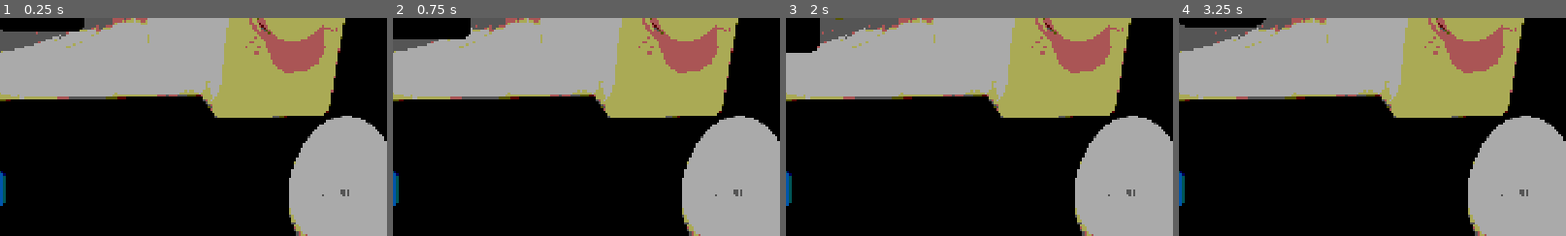
Above: before the commit, frames 1-4 (left to right).
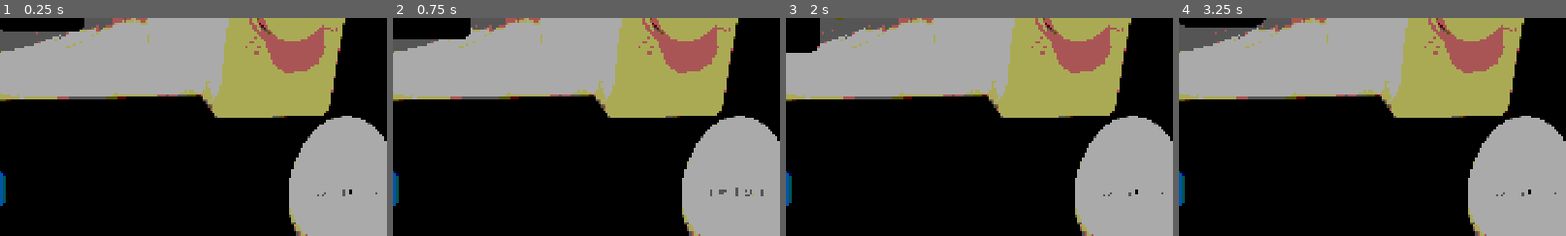
Above: after the commit, the same moments.

Repository: AnJ95/gmtk-2026
Game: Godot game, scene res://main/Main.tscn
Same seed, same stepped clock (60 frames per second), same inputs: the game is played once before the commit and once after it. The engine's default icon, where the game draws it, is replaced by a stand-in: a white triangle on a blue panel in a dark square.
Inputs (mouse positions are % of the whole screen's width and height, from its top left):
- Up to frame 1 (0.25 s): no input
- Up to frame 2 (0.75 s): move the mouse to (72, 45) at 0.52 s; click (72, 45) at 0.67 s
- Up to frame 3 (2 s): drag from (30, 55) to (49, 47) at 1.27 s
- Up to frame 4 (3.25 s): move the mouse to (60, 28) at 2.02 s; click (60, 28) at 2.17 s; drag from (45, 70) to (35, 39) at 2.77 s
The pictures show only the part of the screen within x 47-97%, y 50-100%; the shares and areas given below are measured in that part.

The runs differ from the first frame. In frame 1, less than 0.1% of the frame differs, in the area x 81-98%, y 78-82%; in frame 2, 0.1%, in the area x 81-96%, y 77-82%; in frame 3, less than 0.1%; in frame 4, less than 0.1%.

Commit message:
mehr timer shit

Diff:
--- a/timer/timer.gd
+++ b/timer/timer.gd
@@ -1,11 +1,16 @@
-extends Node2D
+extends Sprite2D
 
+@export var level_time: int = 60
 
-# Called when the node enters the scene tree for the first time.
 func _ready() -> void:
-	pass # Replace with function body.
+	$Label.visible_characters = 22
 
+	set_timer(90)
 
-# Called every frame. 'delta' is the elapsed time since the previous frame.
+func set_timer(t: int):
+	var tween = create_tween()
+	tween.set_trans(Tween.TRANS_EXPO)
+	tween.tween_property($Label, "visible_characters", 22 + t , 2)
+
 func _process(delta: float) -> void:
 	pass
--- a/timer/timer.tscn
+++ b/timer/timer.tscn
@@ -27,10 +27,12 @@
 offset_top = -56.0
 offset_right = 282.0
 offset_bottom = 45.0
-text = "50 | 55 | 00 | 05 | 10 | 15 | 20 | 25 | 30 | 35 | 40 | 45 | 50 | 55 | 60 | 65 | 70 | 75 | 80 | 85 | 90 | 95 |
-"
+text = "50 | 55 | 00 | 05 | 10 | 15 | 20 | 25 | 30 | 35 | 40 | 45 | 50 | 55 | 60 | 65 | 70 | 75 | 80 | 85 | 90 | 95 | 00 | 05 | "
 label_settings = SubResource("LabelSettings_4mnyk")
+horizontal_alignment = 2
 clip_text = true
+visible_characters = 22
+visible_ratio = 0.18333334
 
 [node name="Line2D" type="Line2D" parent="." unique_id=1394632276]
 position = Vector2(0, 14)
